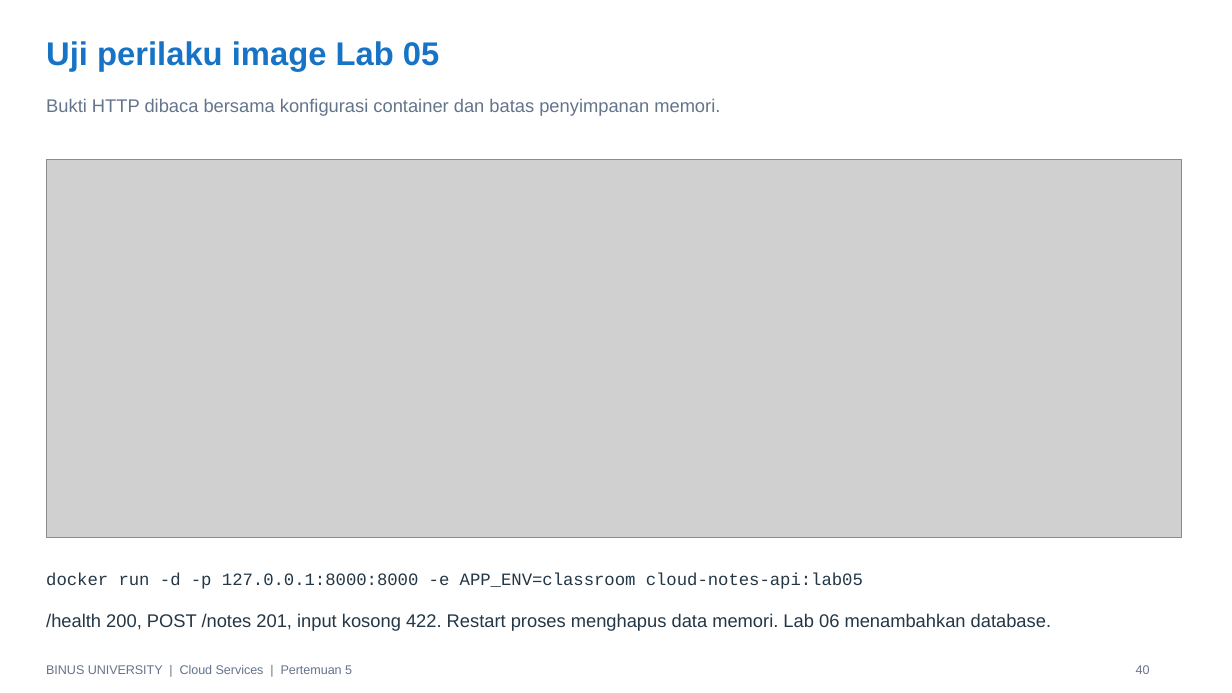
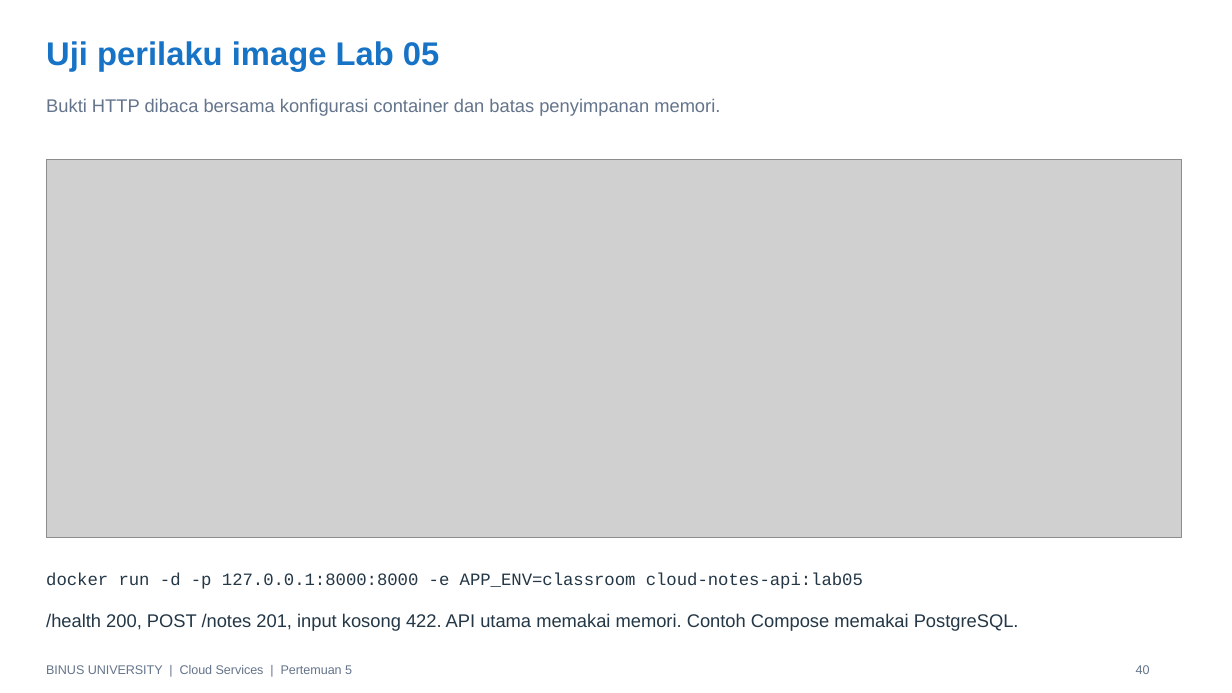
Before and after one commit to SeedFlora/meet5CloudService, a slide deck: slide 40 of slides/Teori_Pertemuan_05.pptx. Drawn at 1232x693 pixels with LibreOffice and Linux fonts; fonts in the diff are those of the drawing; grey boxes stand for pictures. Boxes give left, top, right and bottom in pixels: in the first picture for what was removed or moved away, otherwise in the second. Text is boxed around its words. In the diff, an @@ line names an element or a change of style, - is before the commit and + after.

Commit message:
Complete week 5 Docker Scout and three-tier Compose walkthroughs

```diff
--- a/slides/Teori_Pertemuan_05.pptx
+++ b/slides/Teori_Pertemuan_05.pptx
@@ text at box(46, 613, 1019, 631): text changed @@
-/health 200, POST /notes 201, input kosong 422. Restart proses menghapus data memori. Lab 06 menambahkan database.
+/health 200, POST /notes 201, input kosong 422. API utama memakai memori. Contoh Compose memakai PostgreSQL.
```
Also in this commit, not shown: 16 other slides changed, 22 slides added, 32 other files.
